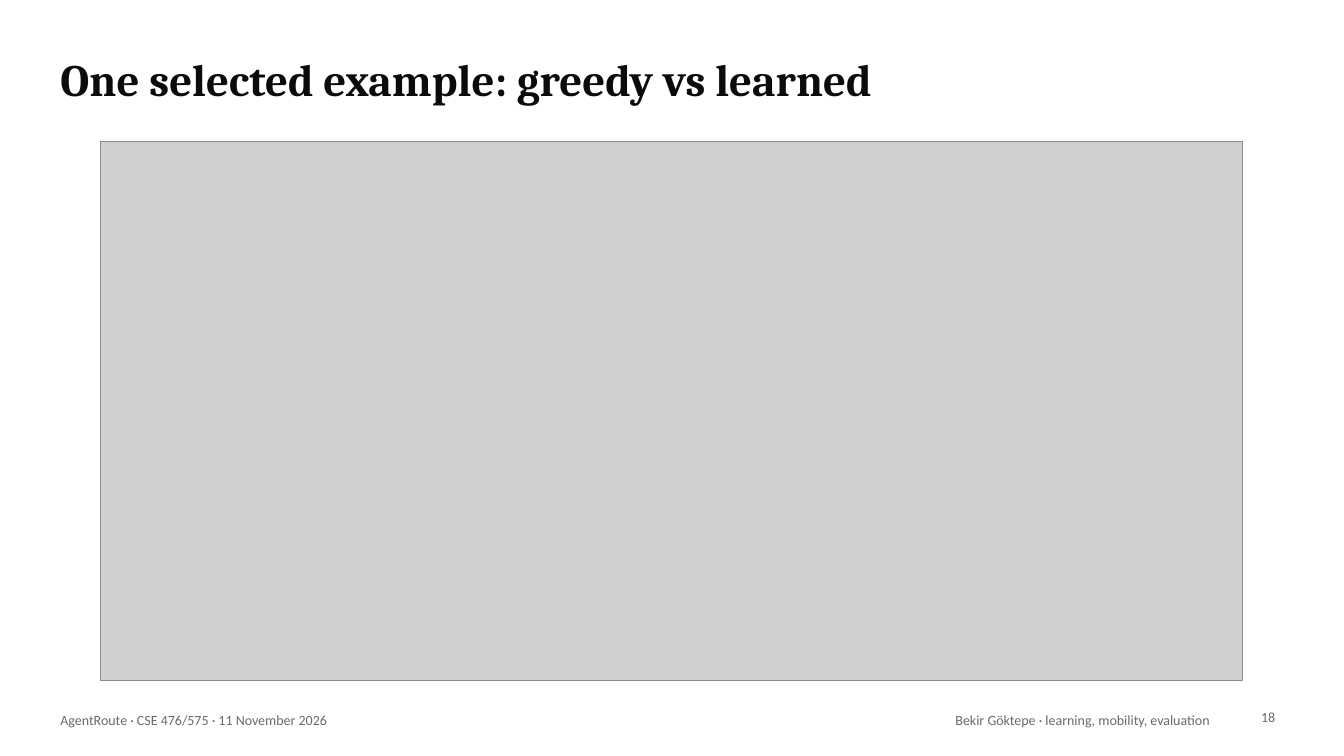
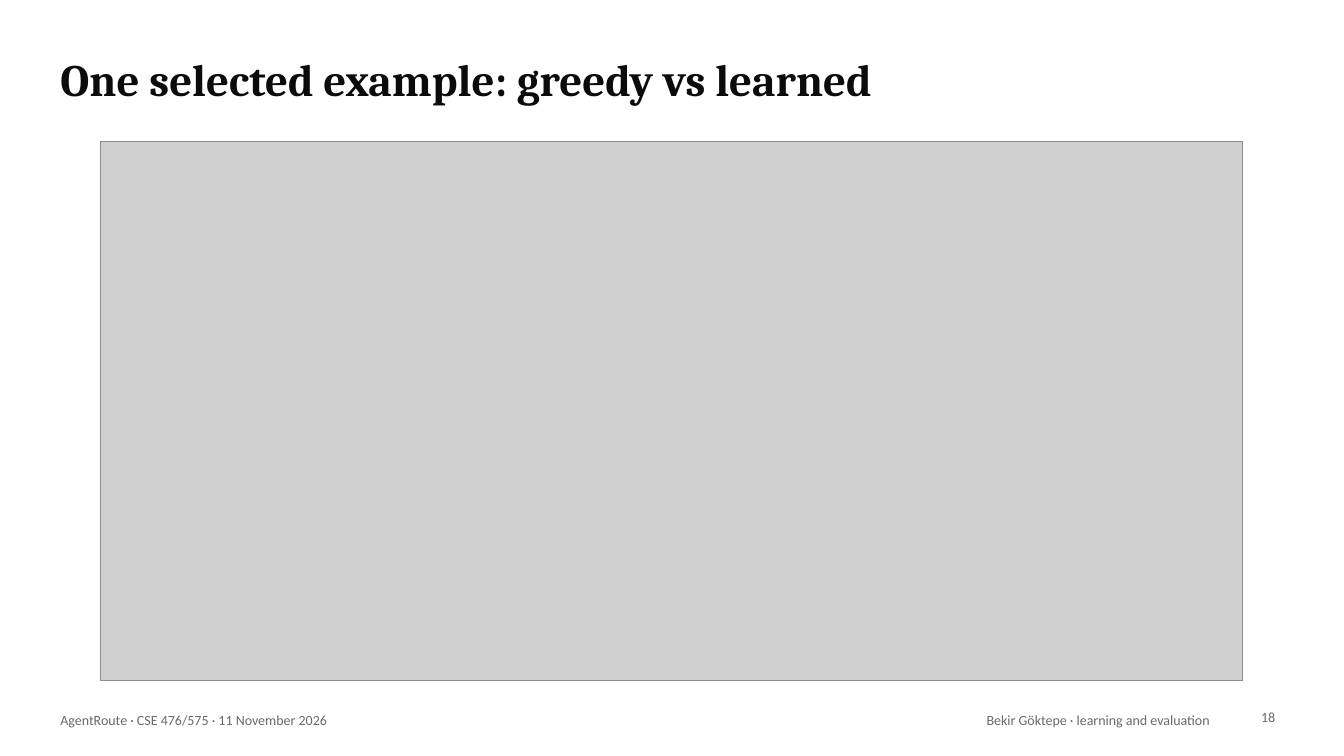
Before and after one commit to mrgedikli/AgentRoute, a slide deck: slide 18 of docs/slides/AgentRoute.pptx. Drawn at 1344x756 pixels with LibreOffice and Linux fonts; fonts in the diff are those of the drawing; grey boxes stand for pictures. Boxes give left, top, right and bottom in pixels: in the first picture for what was removed or moved away, otherwise in the second. Text is boxed around its words. In the diff, an @@ line names an element or a change of style, - is before the commit and + after.

```diff
--- a/docs/slides/AgentRoute.pptx
+++ b/docs/slides/AgentRoute.pptx
@@ text at (x1=987, y1=715, x2=1209, y2=728): text changed @@
-Bekir Göktepe · learning, mobility, evaluation
+Bekir Göktepe · learning and evaluation
```
Also in this commit, not shown: 13 other slides changed, 2 other files.
